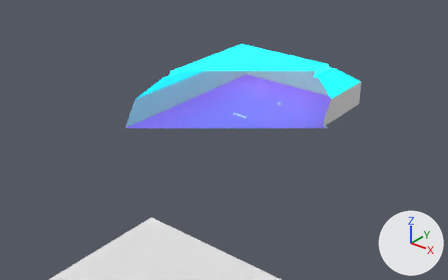
The glTF model assets/room.glb as it was, and as the next commit left it.
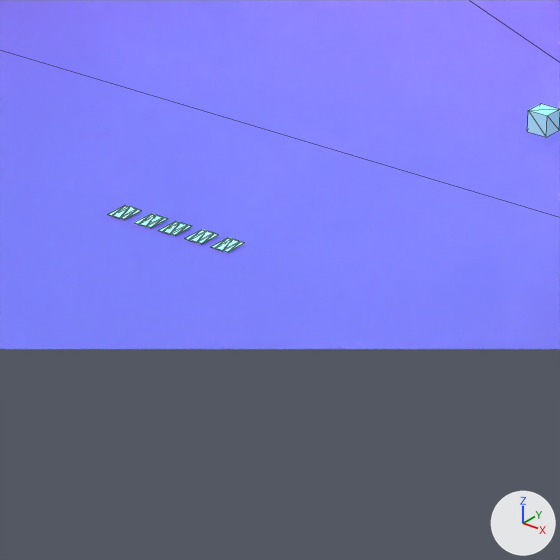
There are two pictures of each version: one whole from a 50 mm lens placed at (46.46, -41.06, 34.22), pointed at (4.5, 11.39, 1.7), one close up on the part from 49% to 63% of the width and 33% to 54% of the height. The lights are fixed; the arrows at lower right show +X, +Y and +Z. The close-ups show mesh edges as thin lines. Everything nearer to the camera than a plane just in front of the edit is cut away. Objects named as collision shapes, trigger or cutter boxes, shadow casters or lower levels of detail are left out. Where no turn or scale is listed for an object, it has been applied to the vertices.

The first close-up shows 'Cube', 'file1', 'file2', 'file3', 'file4', 'file5', 'room-outline'.
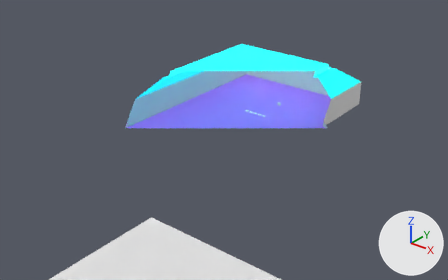
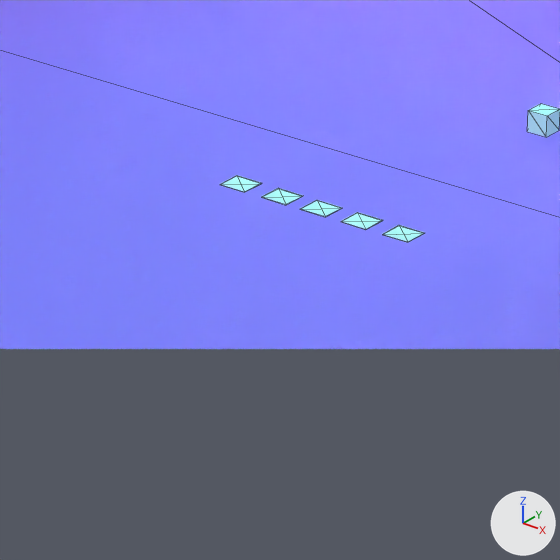
Where the newer file only moved an object's origin or applied its transform, the numbers keep the older frame.

Diff of the bpy script that builds the scene:
```diff
--- a/assets/room.glb.py
+++ b/assets/room.glb.py
@@ me_cube_002 @@
+me_cube_002.from_pydata(...)  # a box spanning x -0.229..0.229, y -0.212..0.212, z -0.005..0.005
@@ ob_file1 @@
-ob_file1 = bpy.data.objects.new('file1', me_plane)
-ob_file1.location = (-1.72, 21.48, 0.02)
-ob_file1.scale = (1.52, 1.49, 1.44)
@@ ob_file2 @@
-ob_file2 = bpy.data.objects.new('file2', me_plane)
-ob_file2.location = (-1.23, 21.48, 0.02)
-ob_file2.scale = (1.52, 1.49, 1.44)
@@ ob_file3 @@
-ob_file3 = bpy.data.objects.new('file3', me_plane)
-ob_file3.location = (-0.79, 21.48, 0.02)
-ob_file3.scale = (1.52, 1.49, 1.44)
@@ ob_file4 @@
-ob_file4 = bpy.data.objects.new('file4', me_plane)
-ob_file4.location = (-0.3, 21.48, 0.02)
-ob_file4.scale = (1.52, 1.49, 1.44)
@@ ob_file5 @@
-ob_file5 = bpy.data.objects.new('file5', me_plane)
-ob_file5.location = (0.17, 21.48, 0.02)
-ob_file5.scale = (1.52, 1.49, 1.44)
@@ ob_file_004 @@
+ob_file_004 = bpy.data.objects.new('file.004', me_cube_002)
+ob_file_004.location = (1.9, 23.45, 0.0)
@@ ob_file_003 @@
+ob_file_003 = bpy.data.objects.new('file.003', me_cube_002)
+ob_file_003.location = (1.15, 23.45, 0.0)
@@ ob_file_002 @@
+ob_file_002 = bpy.data.objects.new('file.002', me_cube_002)
+ob_file_002.location = (0.42, 23.45, 0.0)
@@ ob_file_001 @@
+ob_file_001 = bpy.data.objects.new('file.001', me_cube_002)
+ob_file_001.location = (-0.3, 23.45, 0.0)
@@ ob_file @@
+ob_file = bpy.data.objects.new('file', me_cube_002)
+ob_file.location = (-1.06, 23.45, 0.0)
```

What differs and where, as boxes (x1, y1, x2, y2) in the close-ups (560 x 560 px):
'file.004', added
    after: (382, 225, 424, 242)
'file.003', added
    after: (341, 212, 383, 230)
'file.002', added
    after: (300, 200, 342, 217)
'file.001', added
    after: (261, 188, 303, 205)
'file', added
    after: (220, 176, 262, 192)
'file4', deleted
    before: (185, 230, 218, 244)
'file5', deleted
    before: (211, 238, 245, 252)
'file3', deleted
    before: (158, 221, 192, 236)
'file2', deleted
    before: (134, 214, 168, 228)
'file1', deleted
    before: (108, 205, 141, 220)
